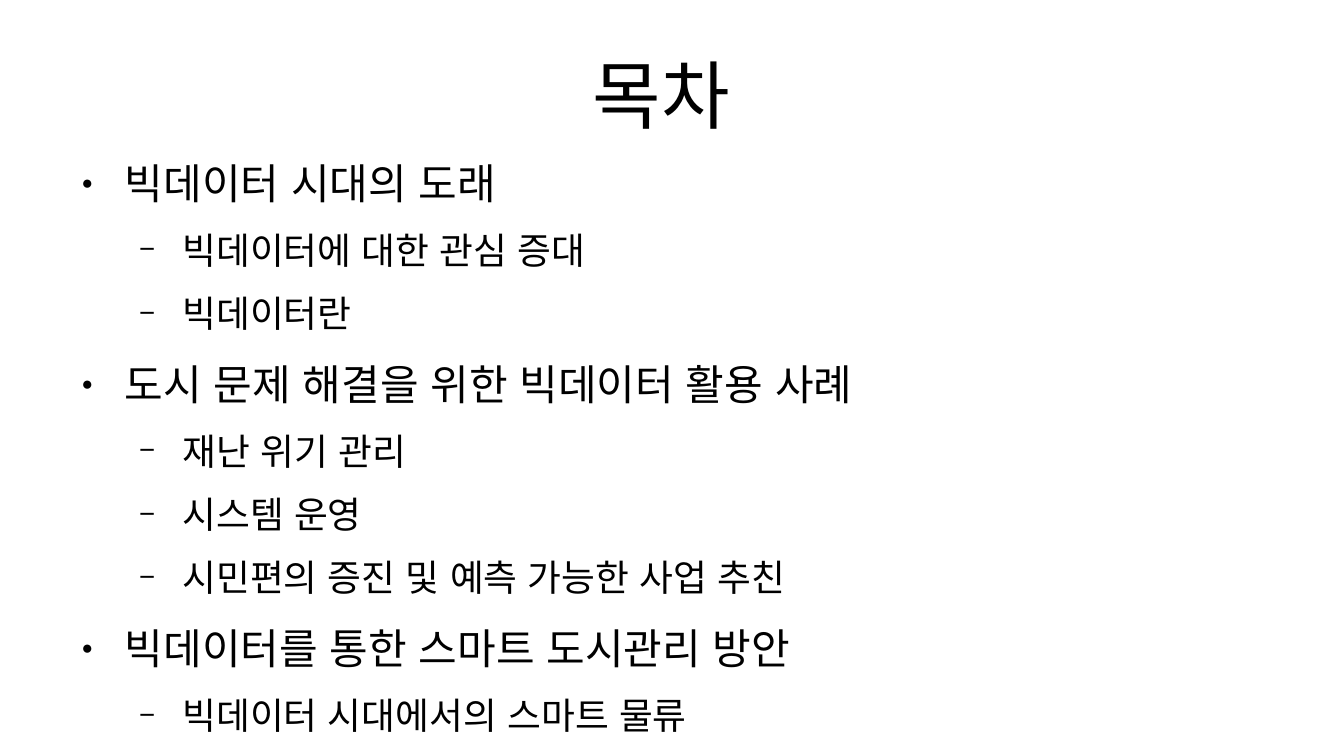
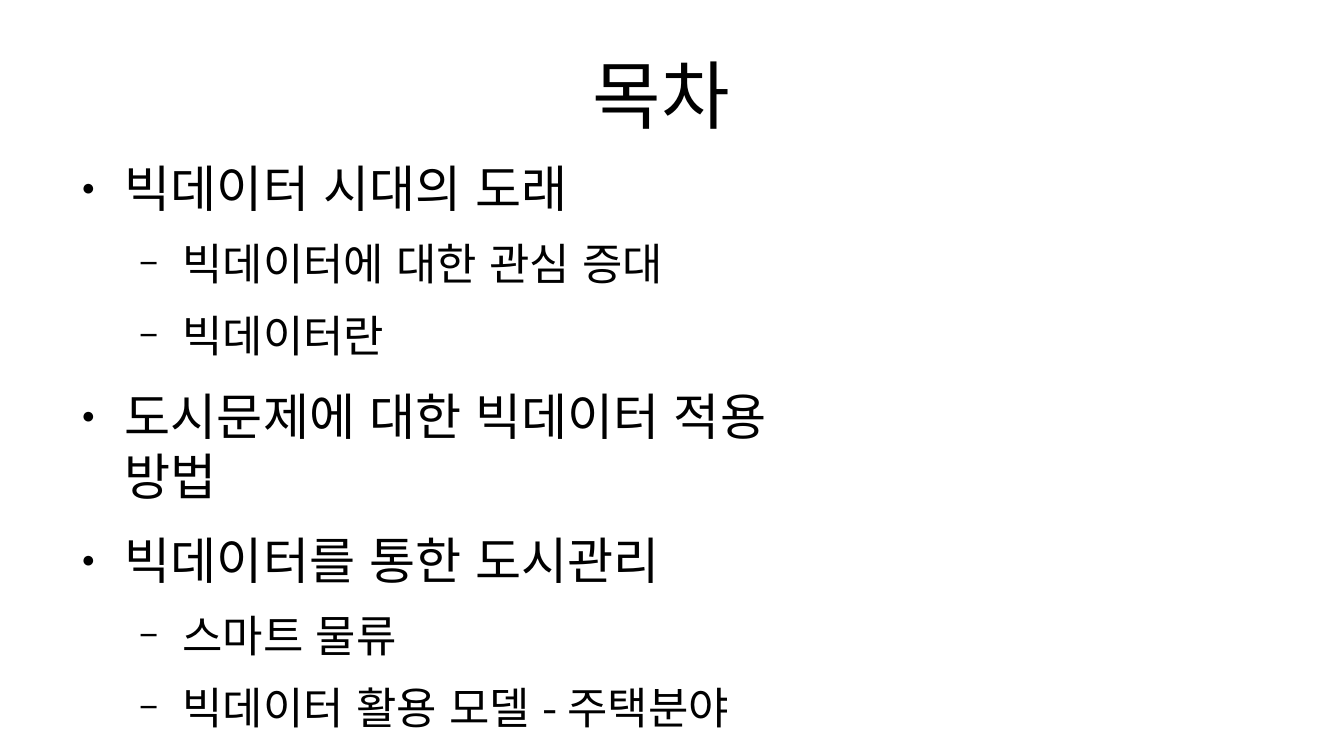
Before and after one commit to lapass50025/odp, a slide deck: slide 2 of 빅데이터를활용한스마트도시관리.odp. Drawn at 1344x756 pixels with LibreOffice and Linux fonts; fonts in the diff are those of the drawing. Boxes give left, top, right and bottom in pixels: in the first picture for what was removed or moved away, otherwise in the second. Text is boxed around its words. In the diff, an @@ line names an element or a change of style, - is before the commit and + after.

```diff
--- a/빅데이터를활용한스마트도시관리.odp
+++ b/빅데이터를활용한스마트도시관리.odp
@@ text at (125, 165, 664, 356): size 24.8 to 29.6 pt in "빅데이터 시대의 도래"; size 21.7 to 25.9 pt in "빅데이터에 대한 관심 증대", "빅데이터란" @@
@@ text at (125, 393, 766, 728): text changed; size 21.7 to 29.6 pt @@
-● 도시 문제 해결을 위한 빅데이터 활용 사례
-  − 재난 위기 관리
-  − 시스템 운영
-  − 시민편의 증진 및 예측 가능한 사업 추친
-● 빅데이터를 통한 스마트 도시관리 방안
-  − 빅데이터 시대에서의 스마트 물류
+● 도시문제에 대한 빅데이터 적용 방법
+● 빅데이터를 통한 도시관리
+  − 스마트 물류
+  − 빅데이터 활용 모델 - 주택분야
```
Also in this commit, not shown: 3 other slides changed, 2 slides removed.
